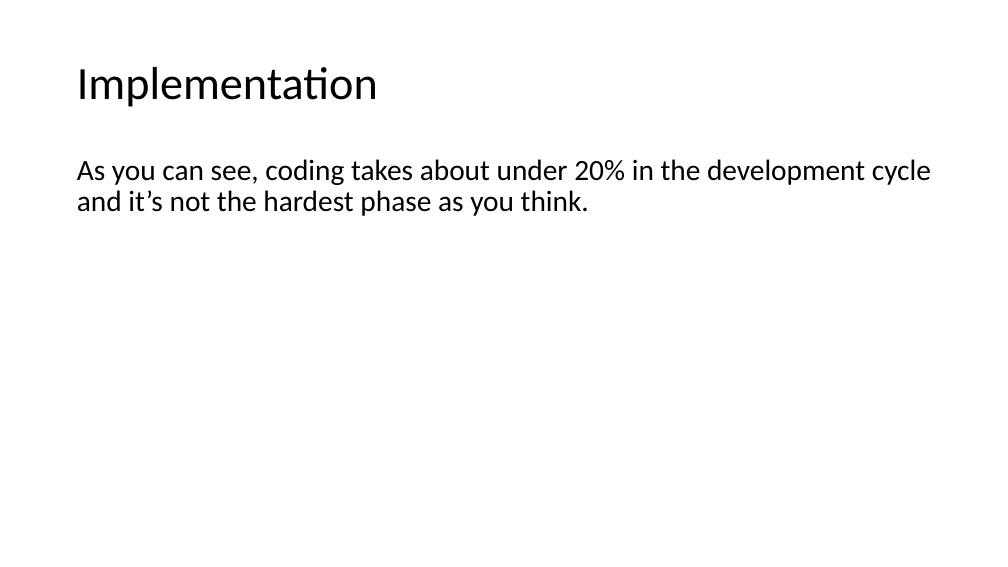
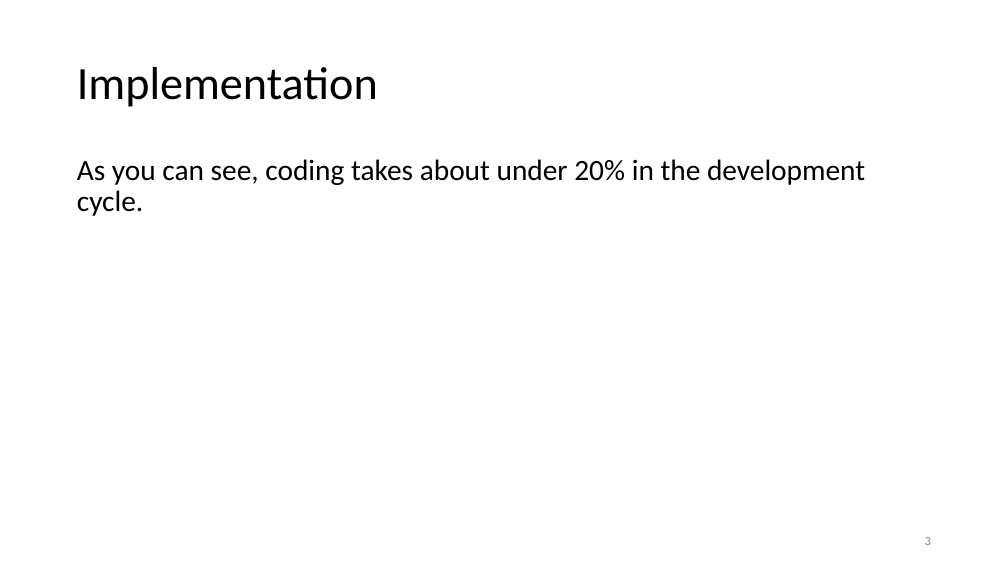
Before and after one commit to vutuanhai237/CourseMaterials, a slide deck: slide 3 of CS4273 - Introduce to Software Engineering/Lab 4. Implement.pptx. Drawn at 1008x567 pixels with LibreOffice and Linux fonts; fonts in the diff are those of the drawing. Boxes give left, top, right and bottom in pixels: in the first picture for what was removed or moved away, otherwise in the second. Text is boxed around its words. In the diff, an @@ line names an element or a change of style, - is before the commit and + after.

Commit message:
Update slides

```diff
--- a/CS4273 - Introduce to Software Engineering/Lab 4. Implement.pptx
+++ b/CS4273 - Introduce to Software Engineering/Lab 4. Implement.pptx
@@ text at (77,159,865,216): text changed @@
-As you can see, coding takes about under 20% in the development cycle and it’s not the hardest phase as you think.
+As you can see, coding takes about under 20% in the development cycle.
@@ page number added at (925,537,931,545), 12 pt, text #8C8C8C @@
+3
```
Also in this commit, not shown: 10 other slides changed, 17 other files.
